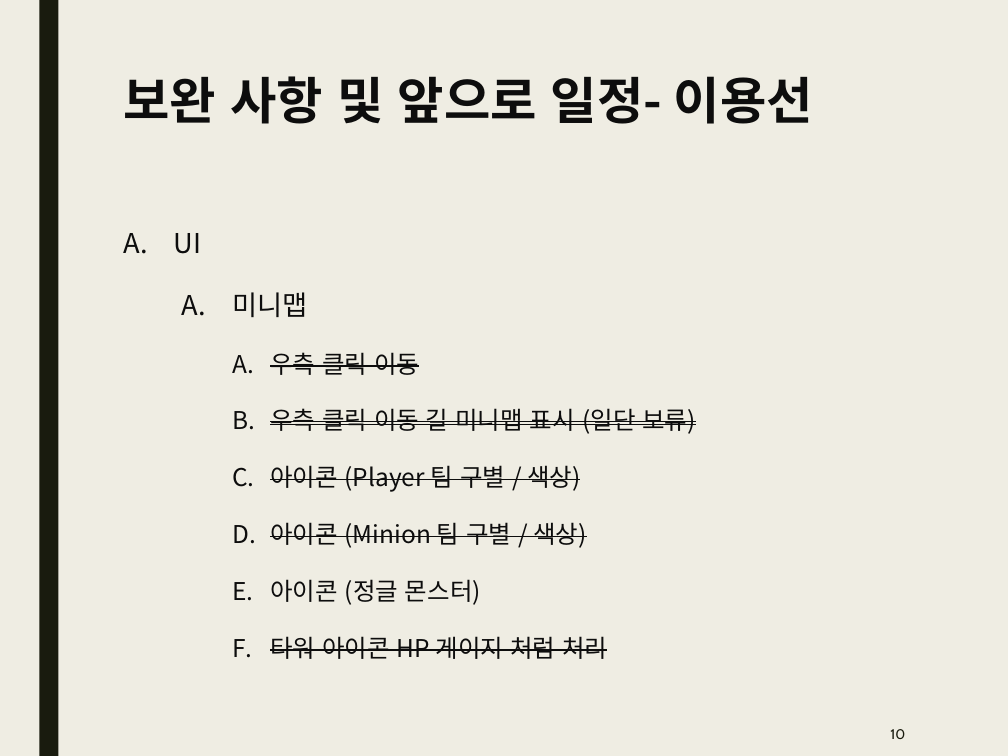
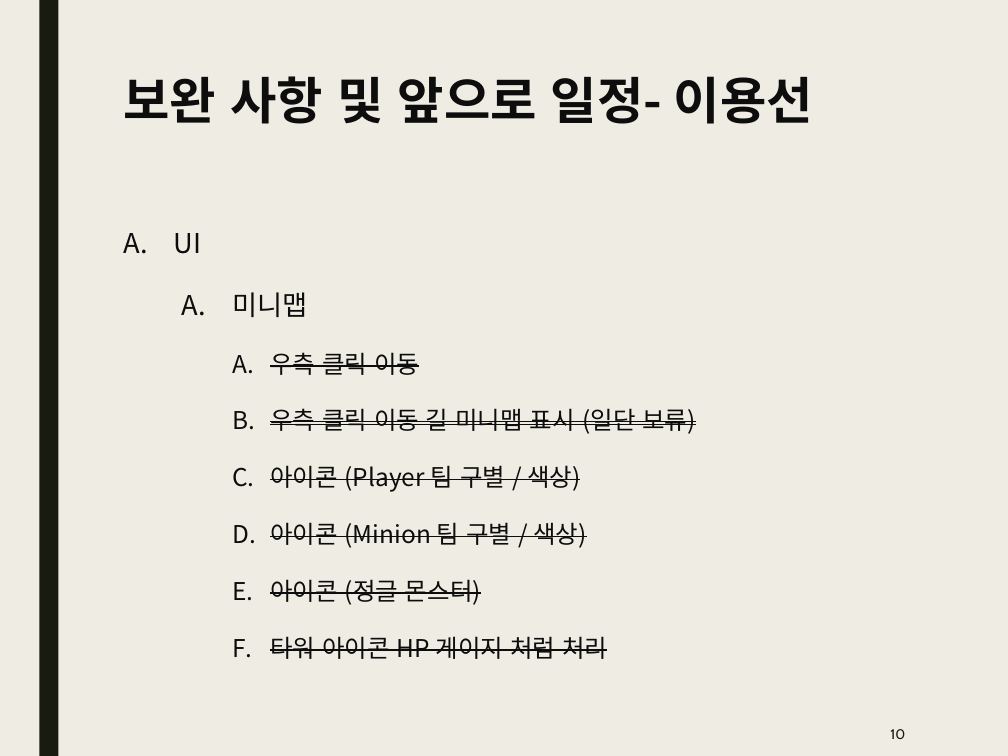
Before and after one commit to Kim2Kang/Documents, a slide deck: slide 10 of 진행사항.pptx. Drawn at 1008x756 pixels with LibreOffice and Linux fonts; fonts in the diff are those of the drawing. Boxes give left, top, right and bottom in pixels: in the first picture for what was removed or moved away, otherwise in the second. Text is boxed around its words. In the diff, an @@ line names an element or a change of style, - is before the commit and + after.

Commit message:
진행사항 ppt 업로드

```diff
--- a/진행사항.pptx
+++ b/진행사항.pptx
@@ text at [270,579,481,605]: strikethrough on in "아이콘 (정글 몬스터)" @@
```
Also in this commit, not shown: 3 other slides changed.
